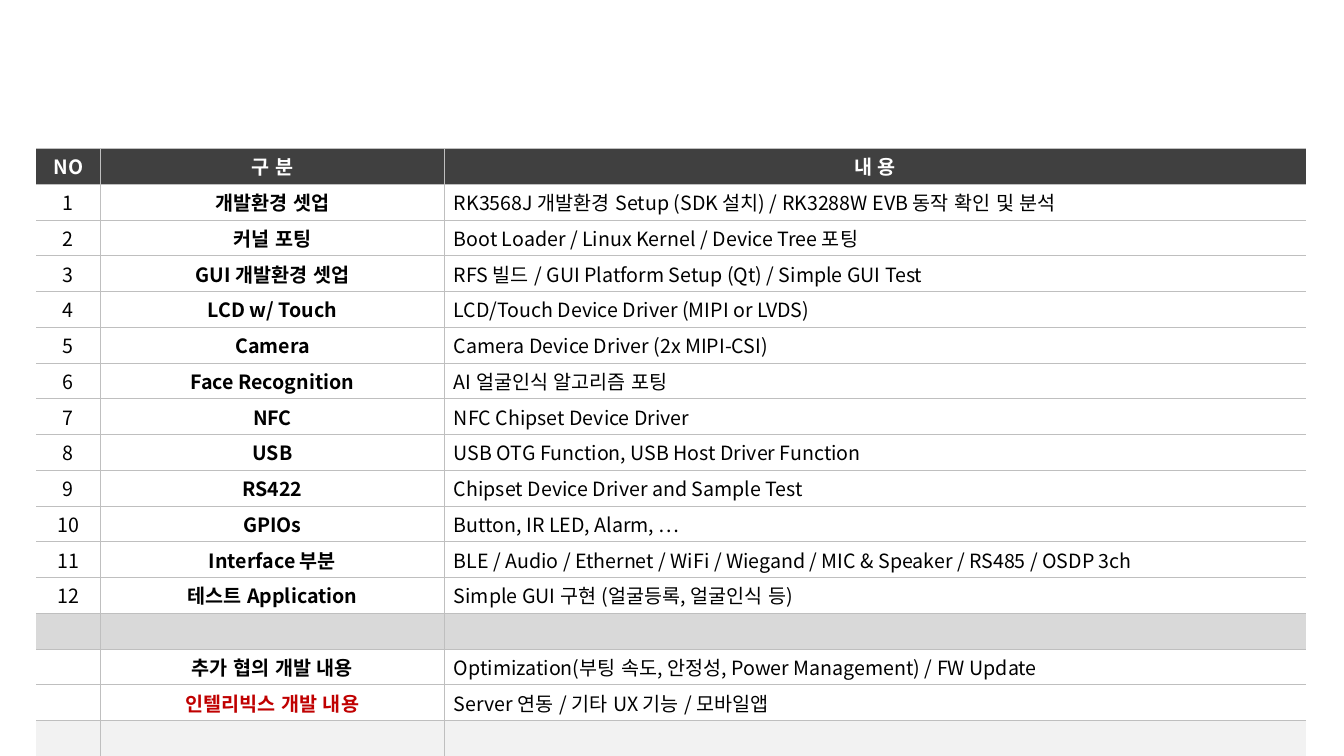
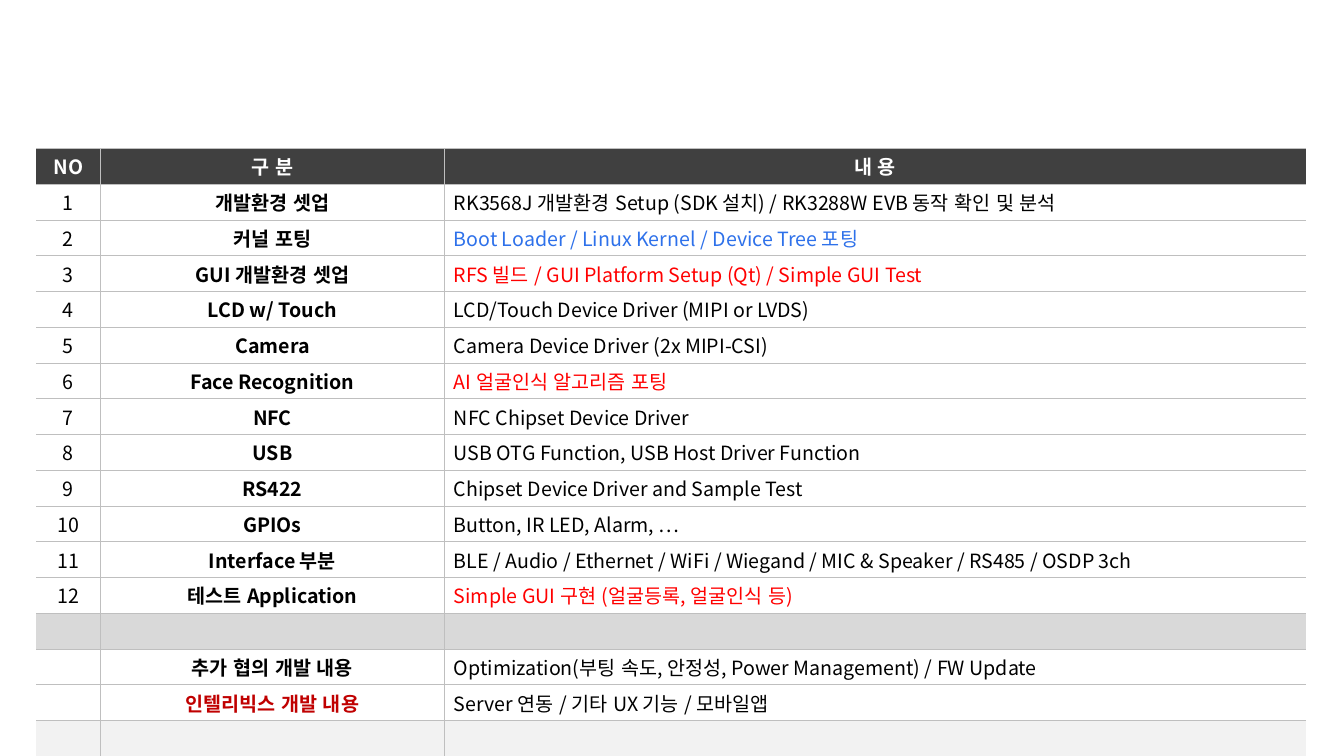
Before and after one commit to knix008/MachineLearning, a slide deck: slide 12 of SuperResolution/model/(유비코드) 최종-AI얼굴리더기 제안서250507(수정).pptx. Drawn at 1344x756 pixels with LibreOffice and Linux fonts; fonts in the diff are those of the drawing; background and template pictures are left out. Boxes give left, top, right and bottom in pixels: in the first picture for what was removed or moved away, otherwise in the second. Text is boxed around its words. In the diff, an @@ line names an element or a change of style, - is before the commit and + after.

```diff
--- a/SuperResolution/model/(유비코드) 최종-AI얼굴리더기 제안서250507(수정).pptx
+++ b/SuperResolution/model/(유비코드) 최종-AI얼굴리더기 제안서250507(수정).pptx
@@ table at (x1=36, y1=148, x2=1307, y2=717) @@
@@ text colour #000000 to #2E71EA in "Boot Loader / Linux Kernel / Device ..." @@
@@ text colour #000000 to #FF0000 in "RFS 빌드 / GUI Platform Setup (Qt) ...", "AI 얼굴인식 알고리즘 포팅", "Simple GUI 구현 (얼굴등록, 얼굴인식 등)" @@
```
Also in this commit, not shown: 2 other files.
